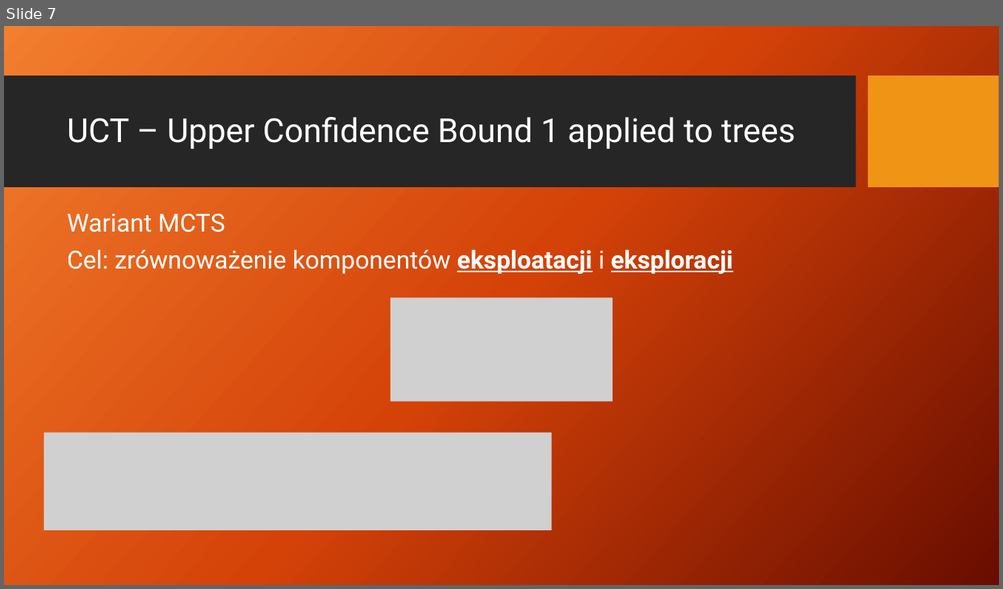
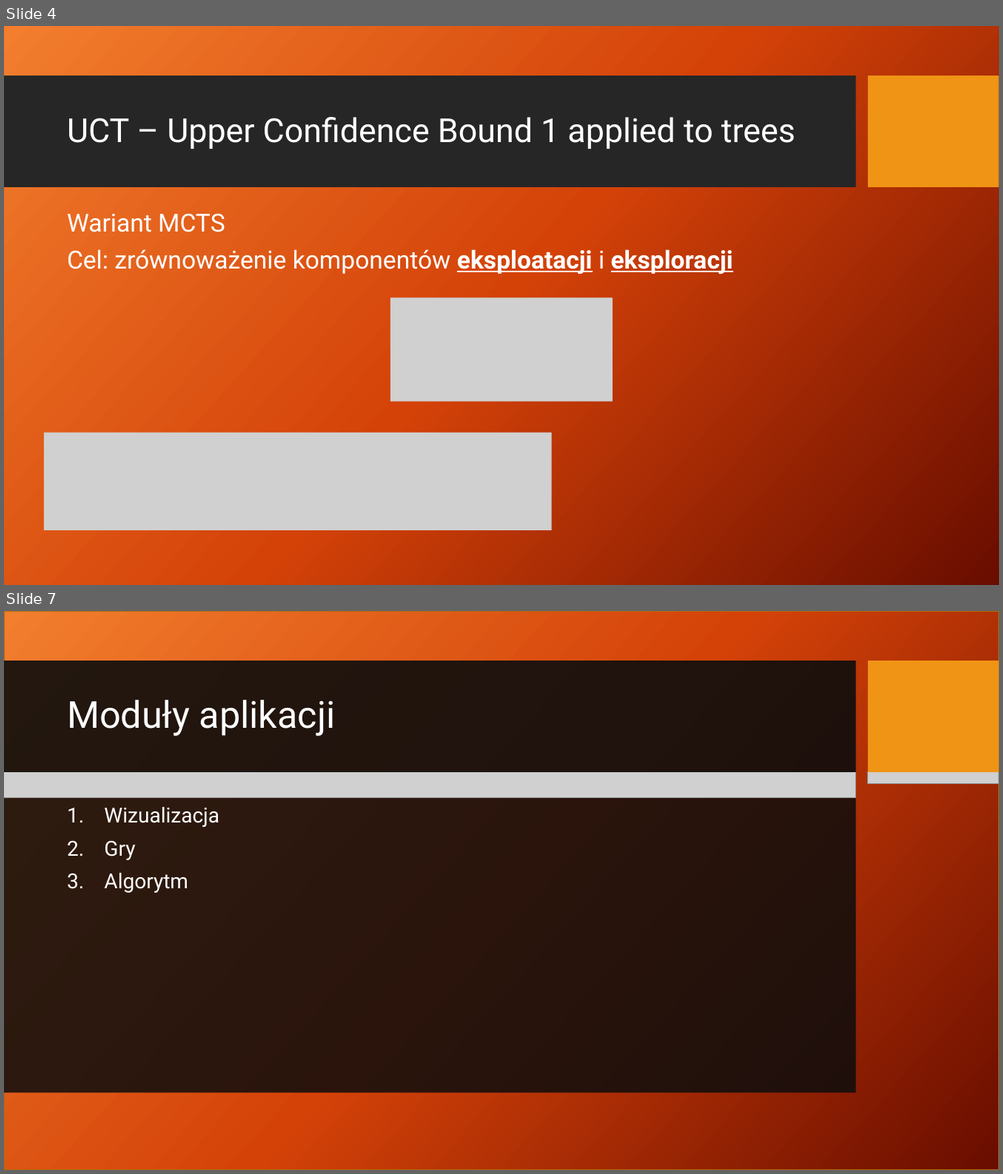
Before and after one commit to patrykf-dev/uct-visualisation-thesis, a slide deck: doc/prezentacja-02/UCT_finish_presentation.pptx. Shown one above the other, each under a label of ours: slide 7 before the commit, slides 4 and 7 after it; the slides between them are not shown. The pictures are 1003x589 and 1003x1174 pixels, drawn with LibreOffice and Linux fonts; fonts in the diff are those of the drawing; grey boxes stand for pictures; background and template pictures are left out. Boxes give left, top, right and bottom in pixels: in the first picture for what was removed or moved away, otherwise in the second. Text is boxed around its words. In the diff, an @@ line names an element or a change of style, - is before the commit and + after.

```diff
--- a/doc/prezentacja-02/UCT_finish_presentation.pptx
+++ b/doc/prezentacja-02/UCT_finish_presentation.pptx
@@ slide 7 added at (4, 611, 999, 1170), background picture (left out); not listed: 1 template element that a slide beside it also shows @@
@@ rectangle added at (4, 611, 999, 1170), fill gradient #F18031 to #D54209 to #6A0D00, outline #B26D10 1 pt @@
@@ rectangle added at (4, 661, 855, 773), fill #0D0D0D at 90% opacity @@
@@ rectangle added at (868, 661, 999, 773), fill #F09415 @@
@@ title added at (67, 700, 336, 736), 36 pt, text #FFFFFF @@
+Moduły aplikacji
@@ rectangle added at (4, 783, 856, 1093), fill #0D0D0D at 85% opacity @@
@@ picture added at (4, 772, 855, 797) @@
@@ picture added at (868, 772, 999, 784) @@
@@ text added at (104, 807, 219, 893), 20 pt, text #FFFFFF @@
+1. Wizualizacja
+2. Gry
+3. Algorytm
@@ what was slide 7 is now slide 4 @@
```
Also in this commit, not shown: 1 slide changed, 11 other slides added, 50 slides removed, 1 other file.
